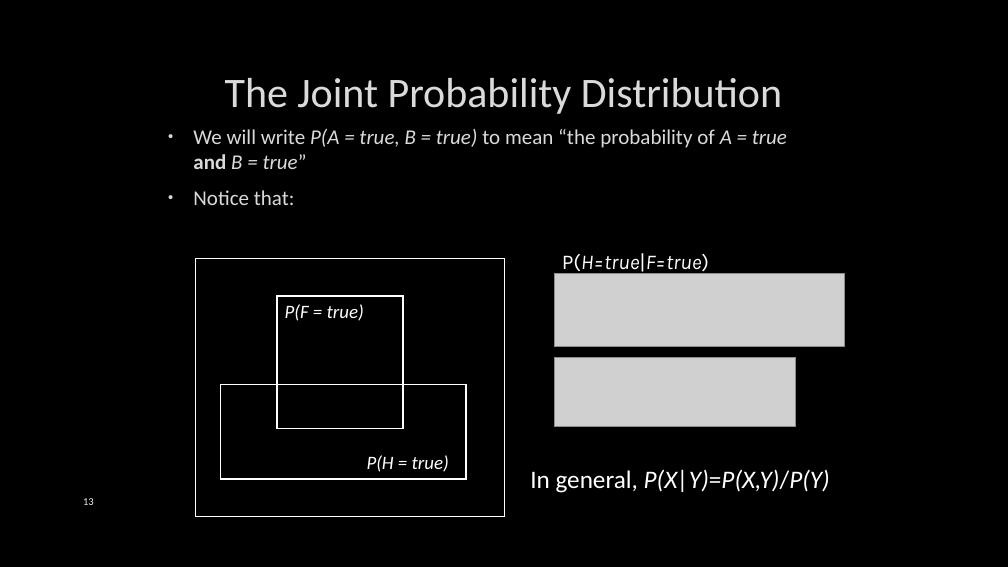
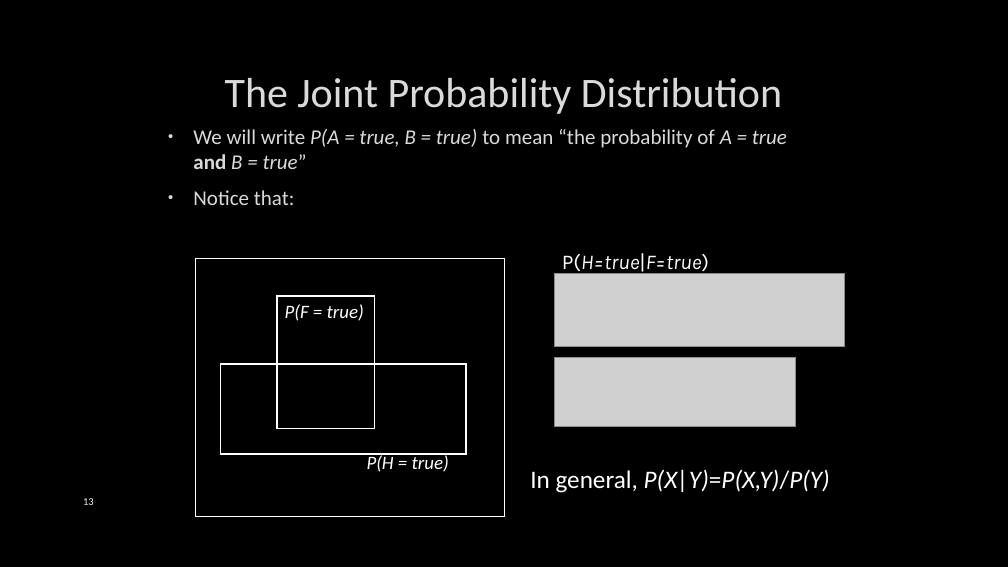
Before and after one commit to markfloryan/AI, a slide deck: slide 13 of slides/08-Uncertainty-BayesNets.pptx. Drawn at 1008x567 pixels with LibreOffice and Linux fonts; fonts in the diff are those of the drawing; grey boxes stand for pictures; background and template pictures are left out. Boxes give left, top, right and bottom in pixels: in the first picture for what was removed or moved away, otherwise in the second. Text is boxed around its words. In the diff, an @@ line names an element or a change of style, - is before the commit and + after.

```diff
--- a/slides/08-Uncertainty-BayesNets.pptx
+++ b/slides/08-Uncertainty-BayesNets.pptx
@@ rectangle: place and size @@
-rectangle at (278, 296, 404, 429)
+rectangle at (278, 296, 375, 429)
@@ rectangle: place and size @@
-rectangle at (221, 384, 467, 479)
+rectangle at (221, 364, 467, 454)
```
Also in this commit, not shown: 3 other slides changed, 18 other files.
